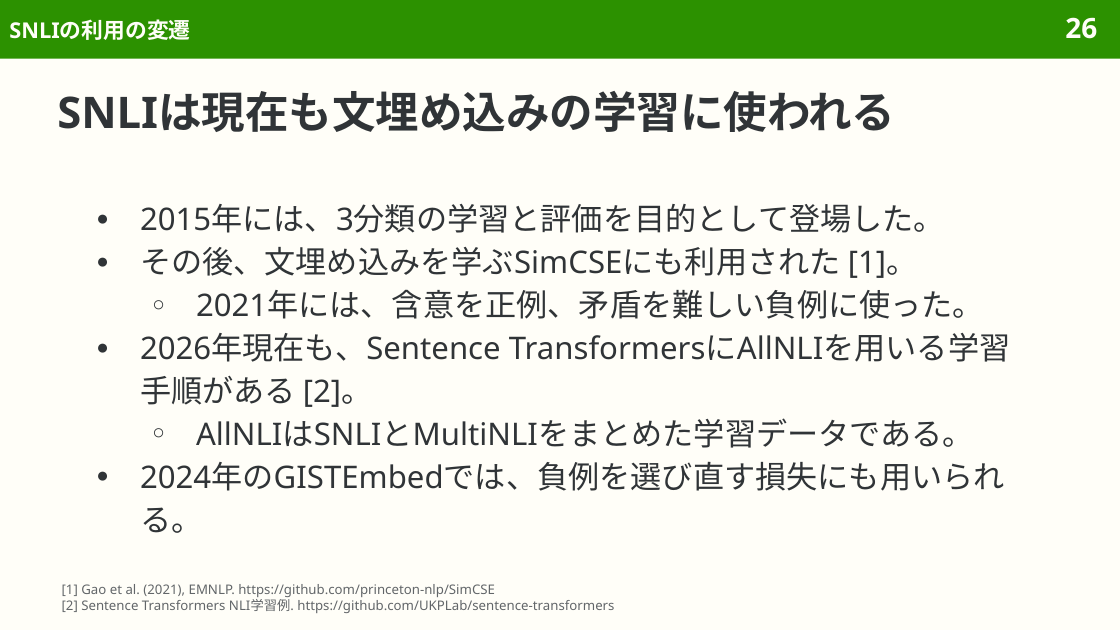
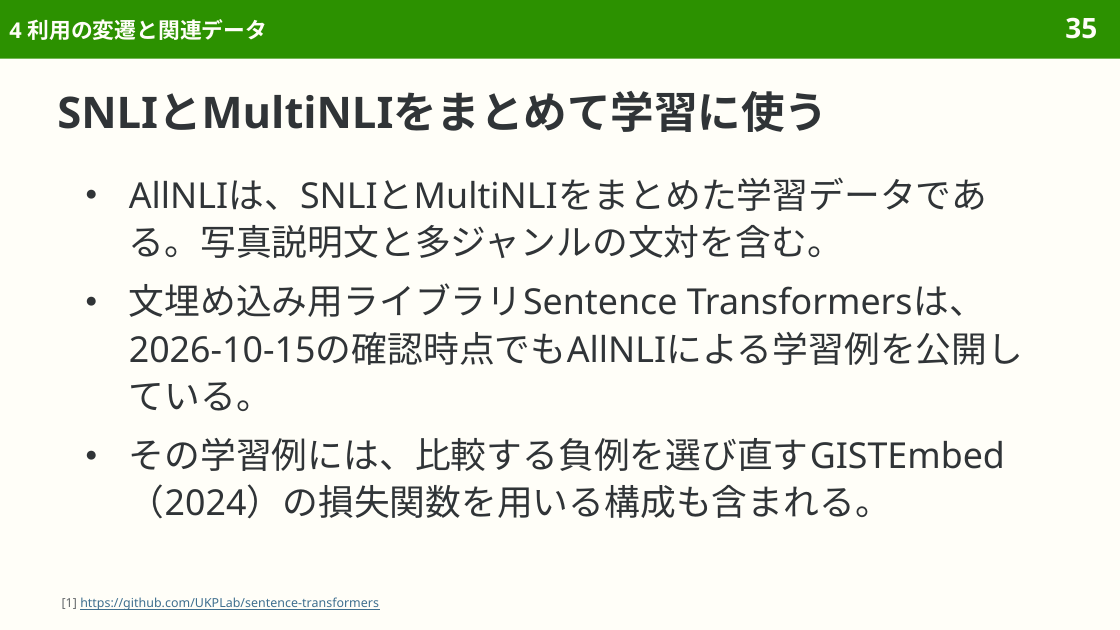
Before and after one commit to sasakiy84/datasets-in-10-minutes, a slide deck: slide 35 of slides/datasets-in-10-minutes-snli.pptx (slide 26 before the commit). Drawn at 1120x630 pixels with LibreOffice and Linux fonts; fonts in the diff are those of the drawing. Boxes give left, top, right and bottom in pixels: in the first picture for what was removed or moved away, otherwise in the second. Text is boxed around its words. In the diff, an @@ line names an element or a change of style, - is before the commit and + after.

```diff
--- a/slides/datasets-in-10-minutes-snli.pptx
+++ b/slides/datasets-in-10-minutes-snli.pptx
@@ title at [9,19,267,40]: text changed @@
-SNLIの利用の変遷
+4 利用の変遷と関連データ
@@ page number at [1065,17,1097,39]: text changed @@
-26
+35
@@ title at [57,91,828,132]: text changed @@
-SNLIは現在も文埋め込みの学習に使われる
+SNLIとMultiNLIをまとめて学習に使う
@@ text at [129,177,1023,519]: text changed; size 20 to 23 pt @@
-● 2015年には、3分類の学習と評価を目的として登場した。
-● その後、文埋め込みを学ぶSimCSEにも利用された [1]。
-  ○ 2021年には、含意を正例、矛盾を難しい負例に使った。
-● 2026年現在も、Sentence TransformersにAllNLIを用いる学習手順がある [2]。
-  ○ AllNLIはSNLIとMultiNLIをまとめた学習データである。
-● 2024年のGISTEmbedでは、負例を選び直す損失にも用いられる。
+● AllNLIは、SNLIとMultiNLIをまとめた学習データである。写真説明文と多ジャンルの文対を含む。
+● 文埋め込み用ライブラリSentence Transformersは、2026-10-15の確認時点でもAllNLIによる学習例を公開している。
+● その学習例には、比較する負例を選び直すGISTEmbed（2024）の損失関数を用いる構成も含まれる。
@@ text at [62,597,379,610]: text changed; size 8.5 to 8 pt; text colour #626669 to #3F6F8F @@
-[1] Gao et al. (2021), EMNLP. https://github.com/princeton-nlp/SimCSE
-[2] Sentence Transformers NLI学習例. https://github.com/UKPLab/sentence-transformers
+[1] https://github.com/UKPLab/sentence-transformers
```
Also in this commit, not shown: 61 other slides changed, 11 slides added, 1 slide removed, 12 other files.
